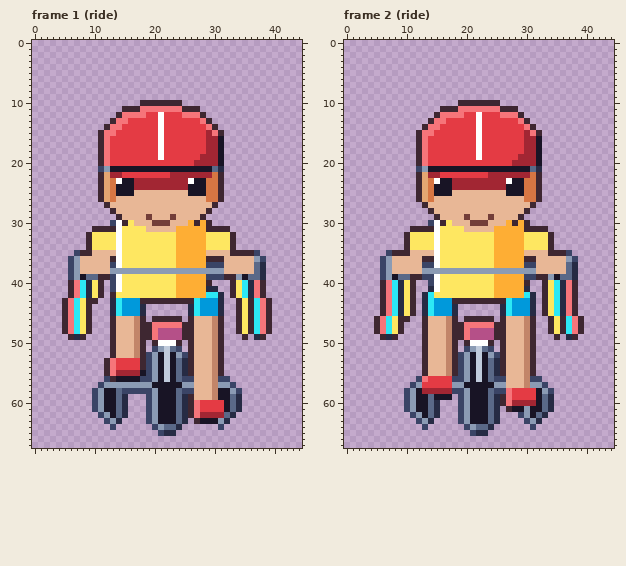
Two states of a pixel-art file, art/depths/kid-on-bike@94.aseprite. Above is the file before it was changed.
45x68 pixels, 4 frames. Shown: frame 1 (ride), frame 2 (ride). The commit also changed other frames, which this record leaves out.
And afterwards:
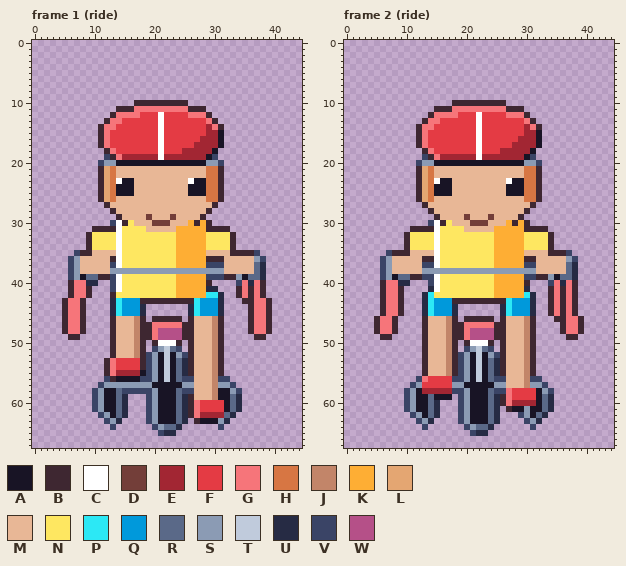
Palette (. is transparent): A #181425  B #3e2731  C #ffffff  D #733e39  E #a22633  F #e43b44  G #f6757a  H #d77643  J #c28569  K #feae34  L #e4a672  M #e8b796  N #fee761  P #2ce8f5  Q #0099db  R #5a6988  S #8b9bb4  T #c0cbdc  U #262b44  V #3a4466  W #b55088
Changes in this commit:
Changed rows in their new state; - is an unchanged pixel.
Frame 1 (ride):
first column x 11:
10 ------B-------B------
11 ---B--G-------G--B---
12 --BG---F------F--GB--
13 -BG-F------------FGB-
14 BG-F--------------EGB
15 --F----------------EA
16 -----------------E---
17 ----------------EE---
18 .BG-----------EEEE-A.
19 .VBGEEEEEE-EEEEEE-AV.
20 VSSAAAAAAAAAAAAAAASSV
21 BLHMMMMMMMMMMMMMMMHHB
22 --HMMMMMMMMMMMMMMMH--
23 ------MMMMMMMMM------
24 ------MMMMMMMMM------
first column x 7:
40 -G-U.---------------------.VG--
41 -GB..---------------------.BGB-
42 -GB..---------------------.BGB-
43 GB..-----------------------.B-G
44 GB.------------------------..-G
45 GB.------------------------..-G
46 GB.------------------------..-G
47 GB.------------------------..-G
48 GB.------------------------..-G
49 B.--------------------------.-B
Frame 2 (ride):
first column x 12:
10 ------B-------B------
11 ---B--G-------G--B---
12 --BG---F------F--GB--
13 -BG-F------------FGB-
14 BG-F--------------EGB
15 --F----------------EA
16 -----------------E---
17 ----------------EE---
18 .BG-----------EEEE-A.
19 .VBGEEEEEE-EEEEEE-AV.
20 VSSAAAAAAAAAAAAAAASSV
21 BLHMMMMMMMMMMMMMMMHHB
22 --HMMMMMMMMMMMMMMMH--
23 ------MMMMMMMMM------
24 ------MMMMMMMMM------
first column x 7:
40 -G-U.---------------------.VG--
41 -GB..---------------------.BGB-
42 -GB..---------------------.BGB-
43 -GB..---------------------.BGB-
44 -GB..---------------------.BGB-
45 -GB..---------------------.BGB-
46 GB..-----------------------.B-G
47 GB.------------------------..-G
48 GB.------------------------..-G
49 B.--------------------------.-B
